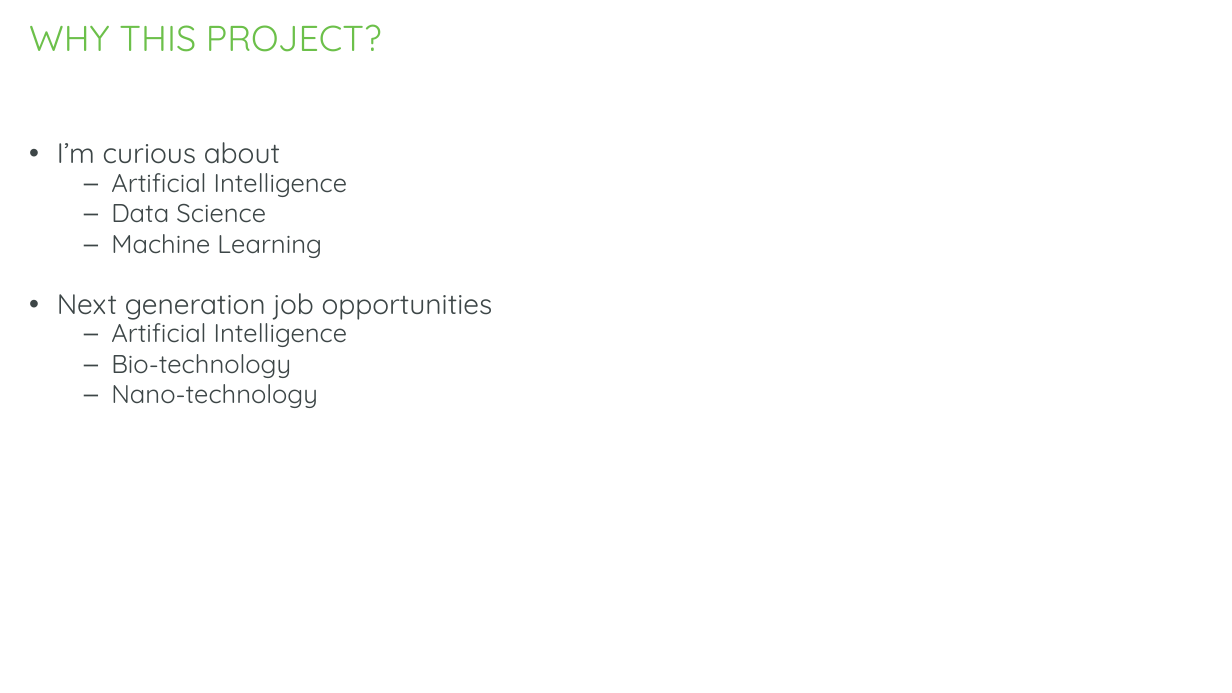
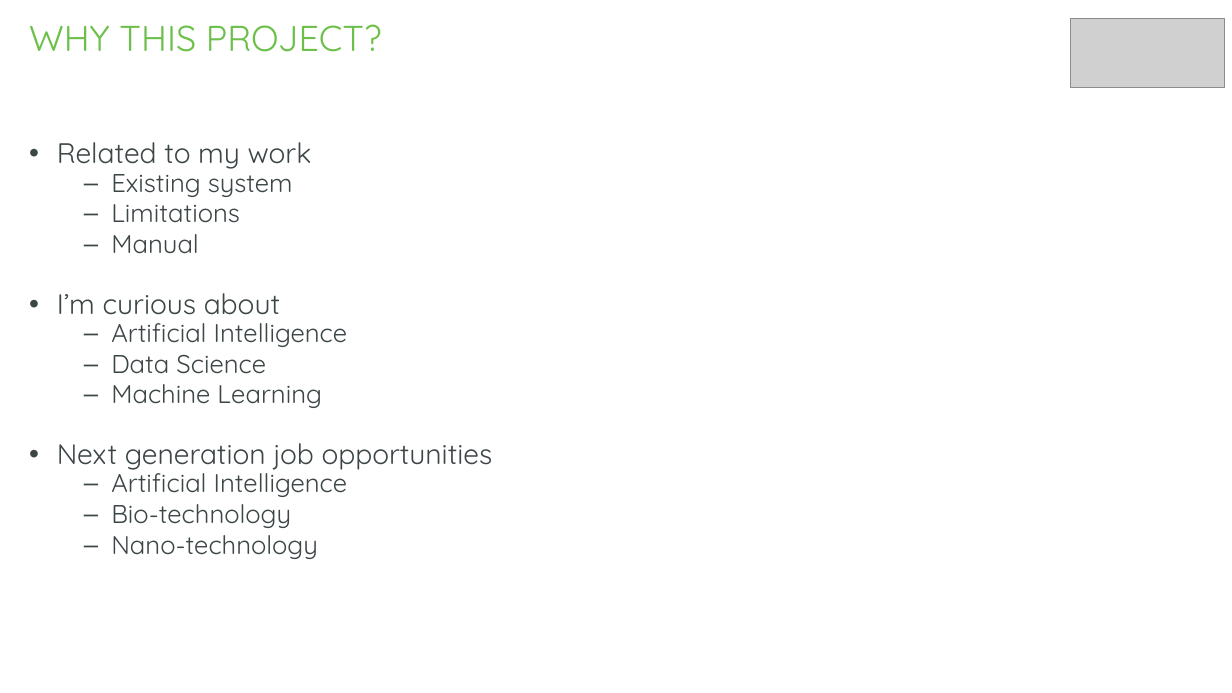
Before and after one commit to gkalidas/Python, a slide deck: slide 6 of MCS_project_sem_III/python_project.pptx (slide 4 before the commit). Drawn at 1232x693 pixels with LibreOffice and Linux fonts; fonts in the diff are those of the drawing; grey boxes stand for pictures; background and template pictures are left out. Boxes give left, top, right and bottom in pixels: in the first picture for what was removed or moved away, otherwise in the second. Text is boxed around its words. In the diff, an @@ line names an element or a change of style, - is before the commit and + after.

```diff
--- a/MCS_project_sem_III/python_project.pptx
+++ b/MCS_project_sem_III/python_project.pptx
@@ picture added at bbox=[1070, 18, 1225, 88] @@
@@ text at bbox=[57, 142, 312, 254]: paragraphs added @@
+• Related to my work
+  – Existing system
+  – Limitations
+  – Manual
```
Also in this commit, not shown: 8 other slides changed, 11 slides added, 11 slides removed, 4 other files.
